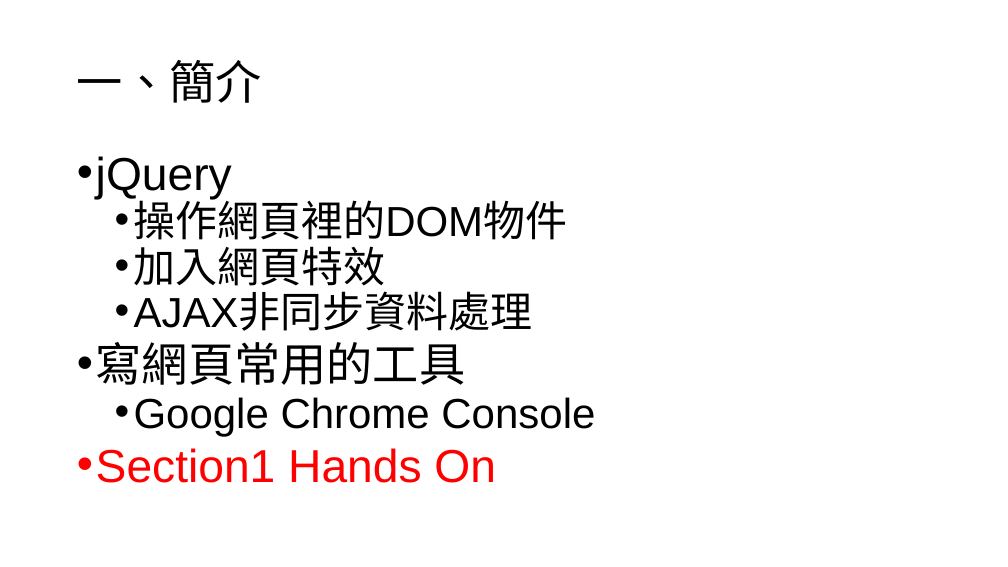
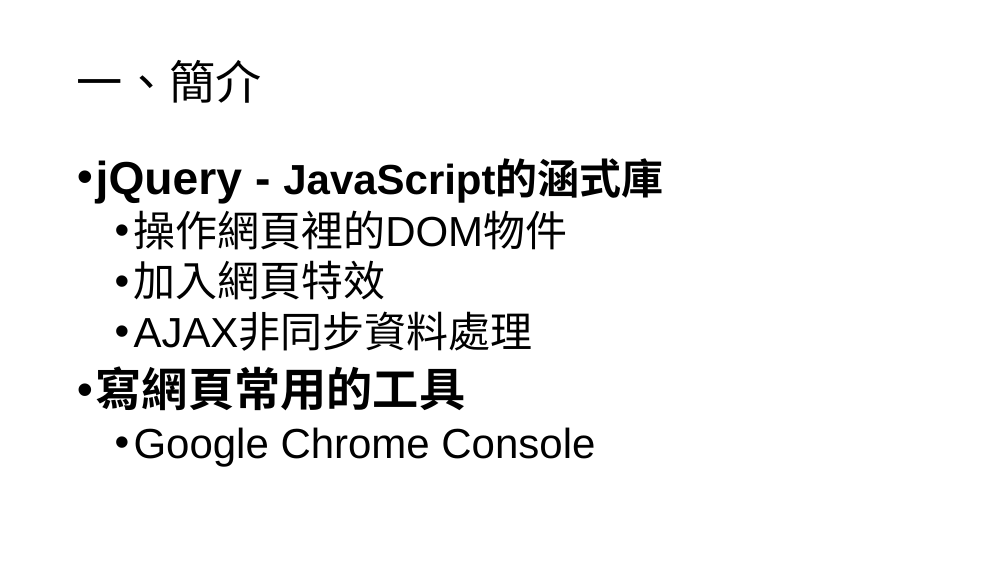
Before and after one commit to Benknightdark/jquerytutorial, a slide deck: slide 4 of jquerytutorial.pptx. Drawn at 1008x567 pixels with LibreOffice and Linux fonts; fonts in the diff are those of the drawing. Boxes give left, top, right and bottom in pixels: in the first picture for what was removed or moved away, otherwise in the second. Text is boxed around its words. In the diff, an @@ line names an element or a change of style, - is before the commit and + after.

```diff
--- a/jquerytutorial.pptx
+++ b/jquerytutorial.pptx
@@ text at (96,160,663,204): text changed; size 44 to 40 pt; bold on @@
-• jQuery
+  • jQuery - JavaScript的涵式庫
@@ text at (96,203,595,466): bold on in "寫網頁常用的工具"; line spacing 0.8 to 0.9 @@
@@ text at (96,448,496,483): paragraph removed @@
-• Section1 Hands On
```
Also in this commit, not shown: 1 slide added, 1 other file.
